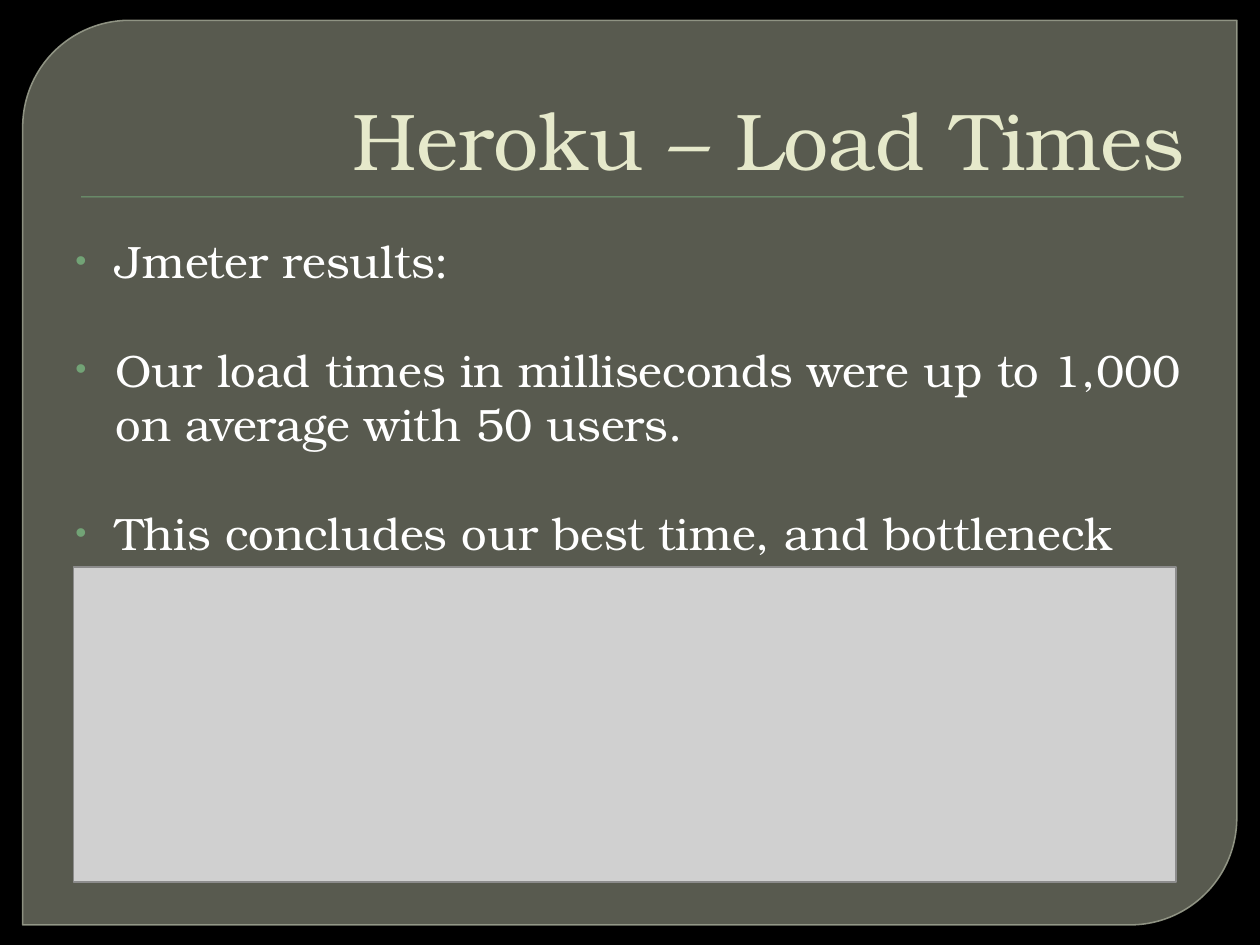
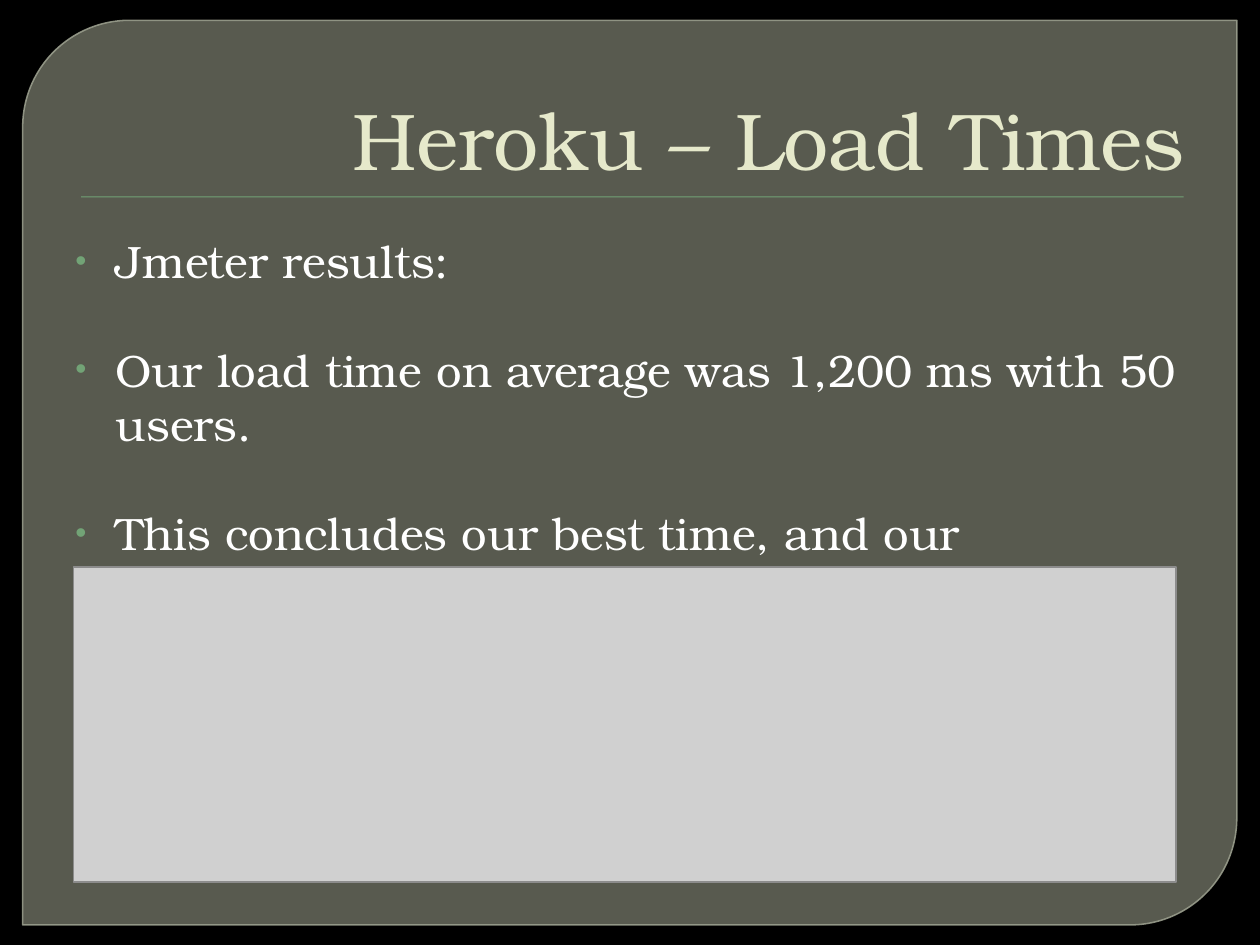
Before and after one commit to RyanCostello/xweb, a slide deck: slide 4 of DND/DNDCharacterSheet/doc/Dungeons and Dragons Final.pptx. Drawn at 1260x945 pixels with LibreOffice and Linux fonts; fonts in the diff are those of the drawing; grey boxes stand for pictures; background and template pictures are left out. Boxes give left, top, right and bottom in pixels: in the first picture for what was removed or moved away, otherwise in the second. Text is boxed around its words. In the diff, an @@ line names an element or a change of style, - is before the commit and + after.

```diff
--- a/DND/DNDCharacterSheet/doc/Dungeons and Dragons Final.pptx
+++ b/DND/DNDCharacterSheet/doc/Dungeons and Dragons Final.pptx
@@ text at [116,354,1175,568]: text changed @@
-• Our load times in milliseconds were up to 1,000 on average with 50 users.
-• This concludes our best time, and bottleneck problem solved.
+• Our load time on average was 1,200 ms with 50 users.
+• This concludes our best time, and our bottleneck has improved.
```
Also in this commit, not shown: 2 other slides changed, 1 slide removed, 1 other file.
